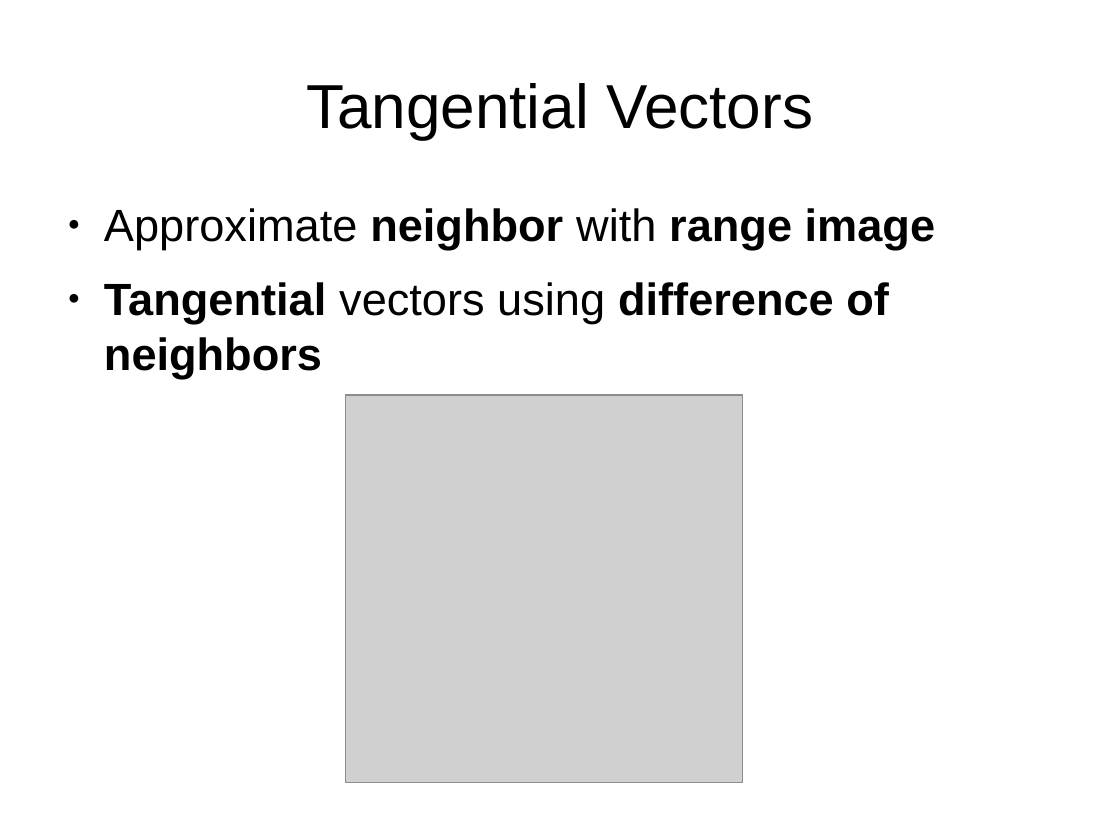
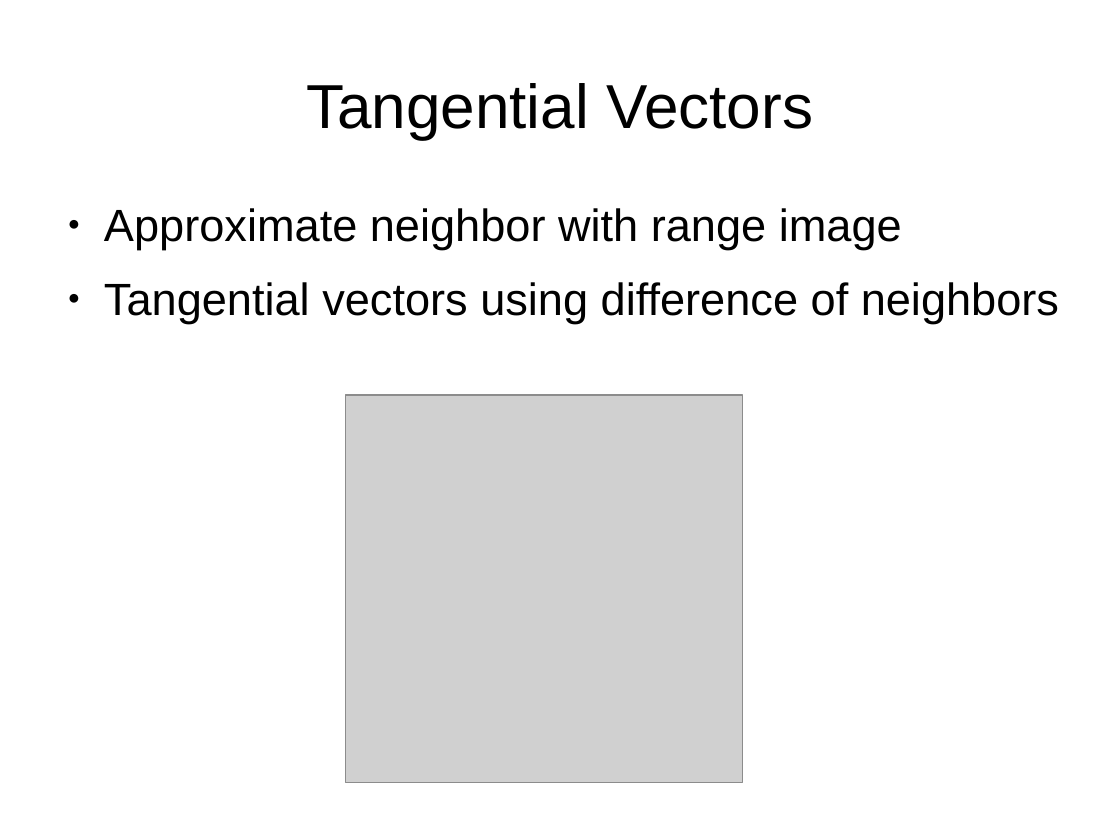
Before and after one commit to nwpuautolanding/OOR, a slide deck: slide 2 of Presentation/presentation_quim.odp. Drawn at 1120x840 pixels with LibreOffice and Linux fonts; fonts in the diff are those of the drawing; grey boxes stand for pictures. Boxes give left, top, right and bottom in pixels: in the first picture for what was removed or moved away, otherwise in the second. Text is boxed around its words. In the diff, an @@ line names an element or a change of style, - is before the commit and + after.

```diff
--- a/Presentation/presentation_quim.odp
+++ b/Presentation/presentation_quim.odp
@@ text "Approximate neighbor with range image" at <box>104,208,1059,324</box>: bold off in "neighbor range image", "Tangential difference of neighbors" @@
```
Also in this commit, not shown: 5 other slides changed.
